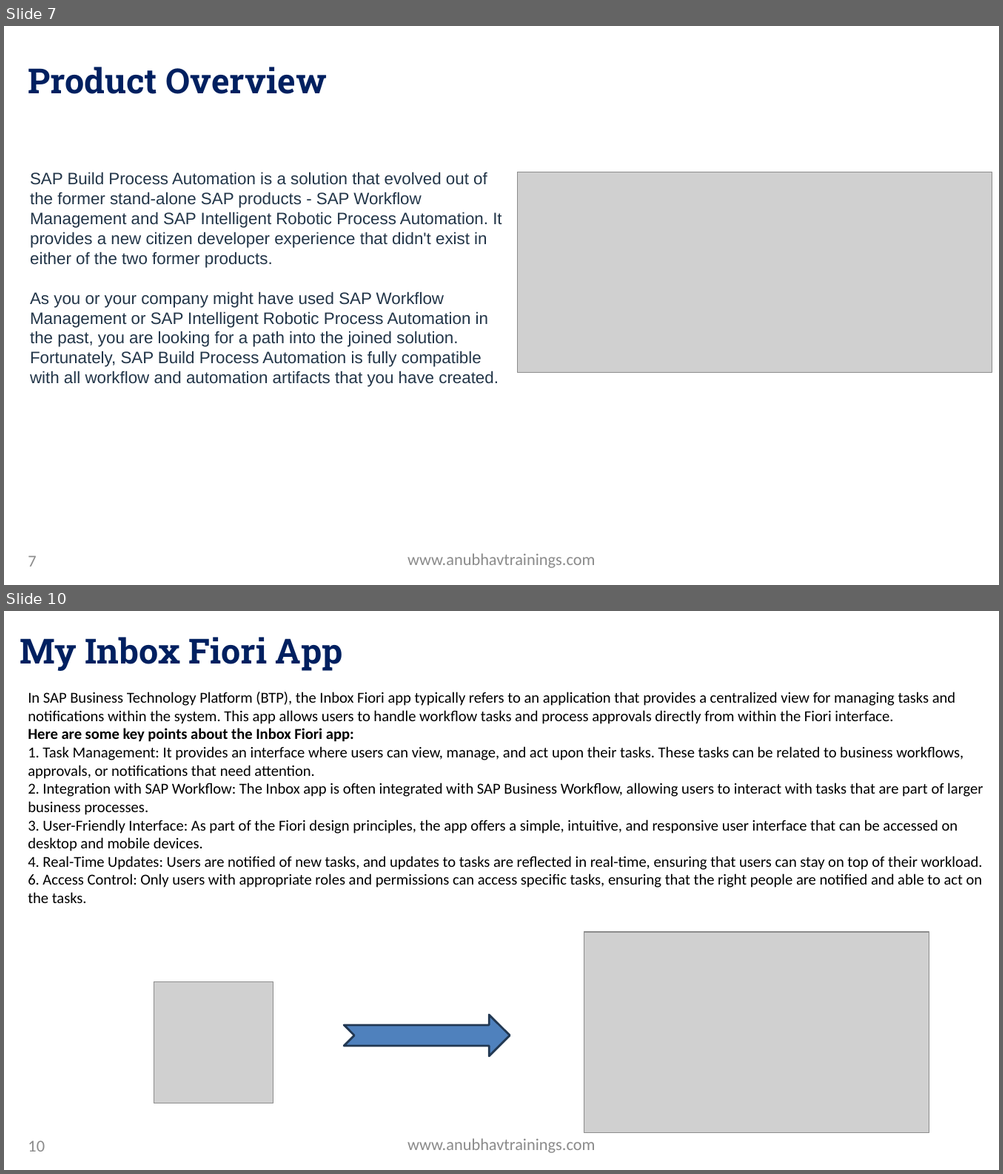
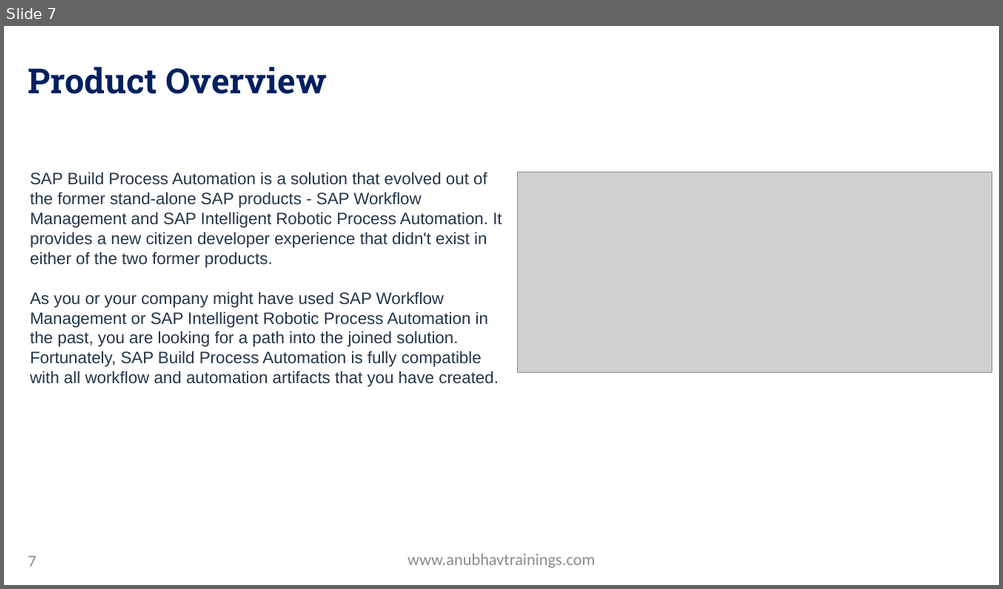
Before and after one commit to soyuztechnologies/SAP_BTP_Build_Apps_Training, a slide deck: Day 8/Day 8 -Build Apps Training.pptx. Shown one above the other, each under a label of ours: slides 7 and 10 before the commit, slide 7 after it; the slides between them are not shown. The pictures are 1003x1174 and 1003x589 pixels, drawn with LibreOffice and Linux fonts; fonts in the diff are those of the drawing; grey boxes stand for pictures; background and template pictures are left out. Boxes give left, top, right and bottom in pixels: in the first picture for what was removed or moved away, otherwise in the second. Text is boxed around its words. In the diff, an @@ line names an element or a change of style, - is before the commit and + after.

```diff
--- a/Day 8/Day 8 -Build Apps Training.pptx
+++ b/Day 8/Day 8 -Build Apps Training.pptx
@@ slide 10 removed at (4,611,999,1170), background picture (left out) @@
@@ title removed at (20,637,343,671) @@
-My Inbox Fiori App
@@ text removed at (28,692,982,903) @@
-In SAP Business Technology Platform (BTP), the Inbox Fiori app typically refers to an application that provides a centralized view for managing tasks and notifications within the system. This app allows users to handle workflow tasks and process approvals directly from within the Fiori interface.
-Here are some key points about the Inbox Fiori app:
-1. Task Management: It provides an interface where users can view, manage, and act upon their tasks. These tasks can be related to business workflows, approvals, or notifications that need attention.
-2. Integration with SAP Workflow: The Inbox app is often integrated with SAP Business Workflow, allowing users to interact with tasks that are part of larger business processes.
-3. User-Friendly Interface: As part of the Fiori design principles, the app offers a simple, intuitive, and responsive user interface that can be accessed on desktop and mobile devices.
-4. Real-Time Updates: Users are notified of new tasks, and updates to tasks are reflected in real-time, ensuring that users can stay on top of their workload.
-6. Access Control: Only users with appropriate roles and permissions can access specific tasks, ensuring that the right people are notified and able to act on the tasks.
@@ picture removed at (584,933,929,1134) @@
@@ picture removed at (154,982,273,1103) @@
@@ notched right arrow removed at (344,1015,509,1057) @@
@@ page number removed at (28,1141,45,1152) @@
-10
@@ text removed at (407,1139,595,1153) @@
-www.anubhavtrainings.com
```
Also in this commit, not shown: 6 other slides removed, 3 other files.
